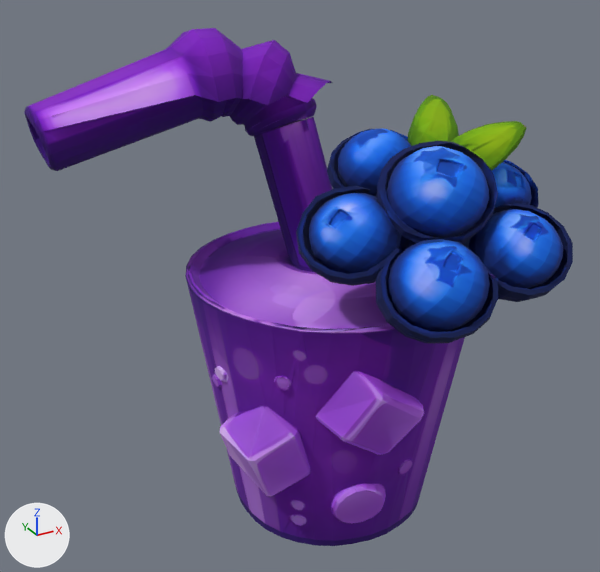
What one commit did to the OBJ model pkg/commonW3/custom_recipes/smoothie/models/Web_Smoothie_Blueberry/Web_Smoothie_Blueberry.obj.
Before and after are seen from a 50 mm camera at (-0.709, -1.325, 1.228) aimed at (0.023, 0.006, 0.562). Every picture has the same lights, and +X, +Y and +Z are marked at lower left. The older version comes first. Where no turn or scale is listed for an object, it has been applied to the vertices. Vertices at exactly the same position are counted once.

In view in the first picture: 'Web_Smoothie_Blueberry'.
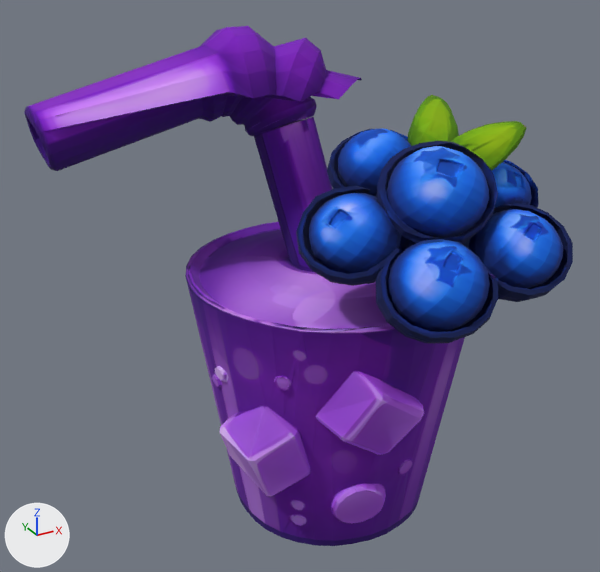
The newer file is also turned or shifted as a whole; pictures and numbers use the older file's frame.

Pixel boxes (x1, y1, x2, y2) of what changed, in the pictures (600 x 572 px; the box of a moved part takes in the faces that stretch with it):
'Web_Smoothie_Blueberry', reshaped
    before: (24, 28, 573, 546)
    after: (24, 26, 573, 546)
part 1 of me_web_smoothie_blueberry, moved or reshaped
    before: (26, 28, 332, 131)
    after: (26, 26, 362, 131)

Diff of the bpy script that builds the scene:
```diff
--- a/pkg/commonW3/custom_recipes/smoothie/models/Web_Smoothie_Blueberry/Web_Smoothie_Blueberry.obj.py
+++ b/pkg/commonW3/custom_recipes/smoothie/models/Web_Smoothie_Blueberry/Web_Smoothie_Blueberry.obj.py
@@ me_web_smoothie_blueberry @@
 me_web_smoothie_blueberry.from_pydata(...)  # 3531 vertices, 7124 faces; spans x -0.407..0.437, y -0.398..0.378, z 0.0..1.043
 # used by ob_web_smoothie_blueberry; location = (0.0, 0.0, 0.0)
+# me_web_smoothie_blueberry part 1: 65 of the vertices in x -0.146..0.165, y 0.048..0.314, z 0.914..1.043 are moved by (0.069, 0.0, 0.0)
 me_web_smoothie_blueberry.materials.append(mat_mat_web_smoothie_blueberry)
```
